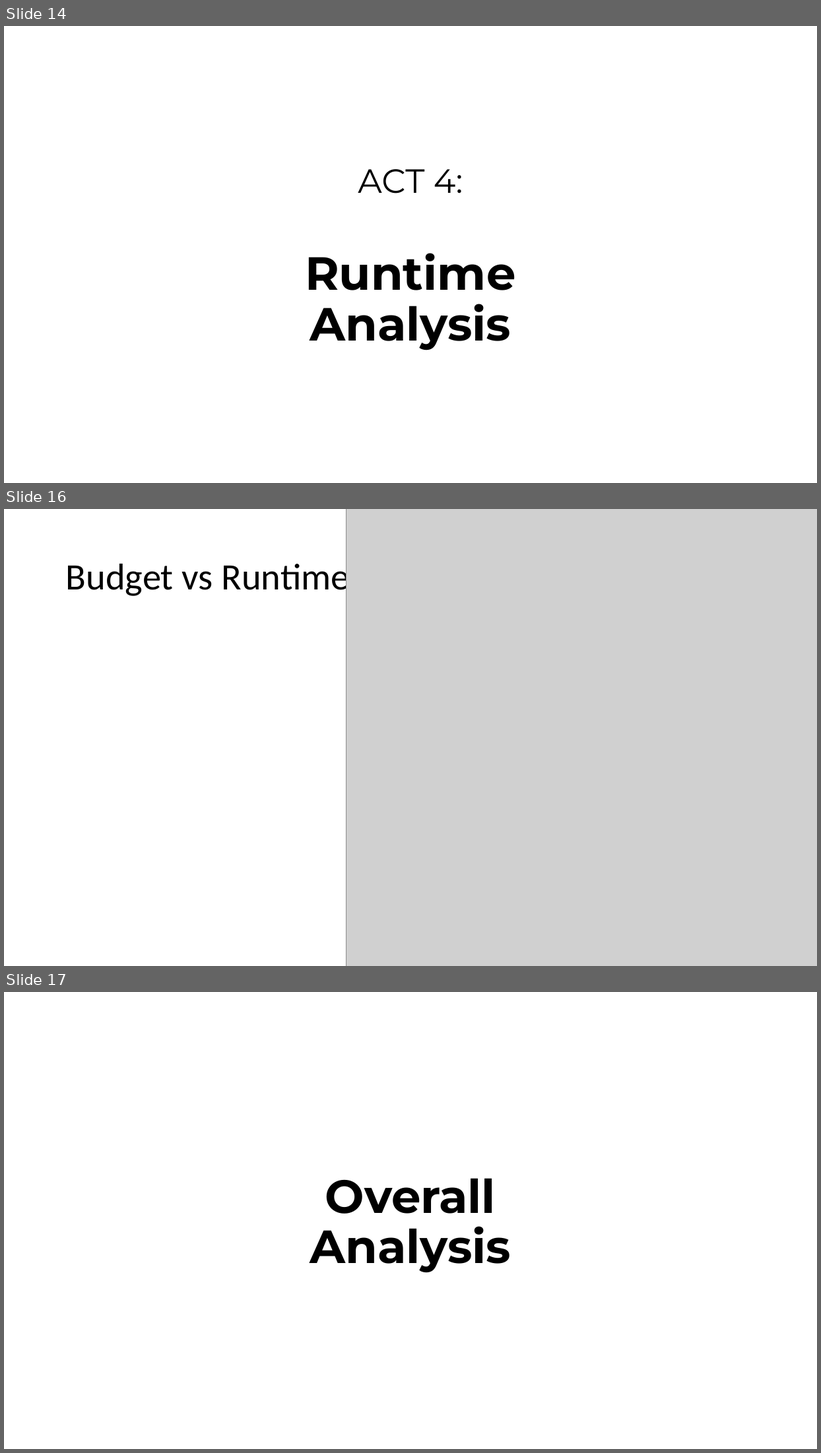
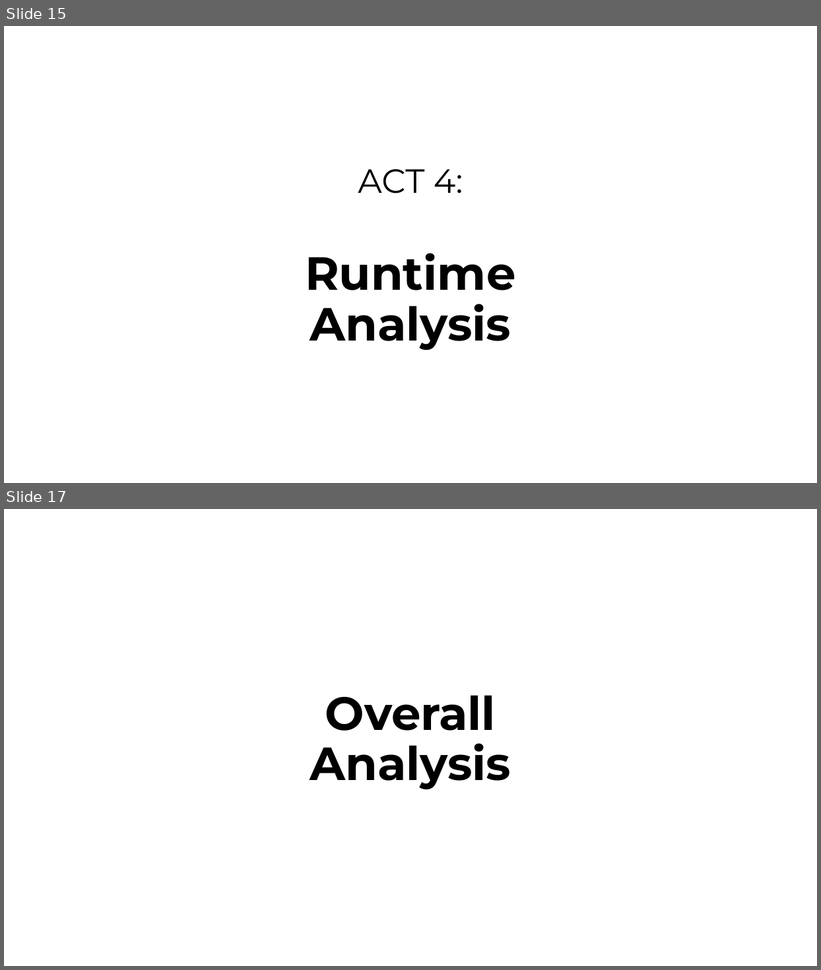
Before and after one commit to abelloma/project1, a slide deck: Project 1 Presentation.pptx. Shown one above the other, each under a label of ours: slides 14, 16 and 17 before the commit, slides 15 and 17 after it; the slides between them are not shown. The pictures are 821x1453 and 821x970 pixels, drawn with LibreOffice and Linux fonts; fonts in the diff are those of the drawing; grey boxes stand for pictures; background and template pictures are left out. Boxes give left, top, right and bottom in pixels: in the first picture for what was removed or moved away, otherwise in the second. Text is boxed around its words. In the diff, an @@ line names an element or a change of style, - is before the commit and + after.

```diff
--- a/Project 1 Presentation.pptx
+++ b/Project 1 Presentation.pptx
@@ slide 16 removed at box(4, 509, 817, 966), background #FFFFFF @@
@@ picture removed at box(346, 509, 817, 966) @@
@@ title removed at box(66, 558, 350, 598) @@
-Budget vs Runtime
@@ what was slide 14 is now slide 15 @@
```
Also in this commit, not shown: 2 slides changed, 1 slide added, 6 other files.
